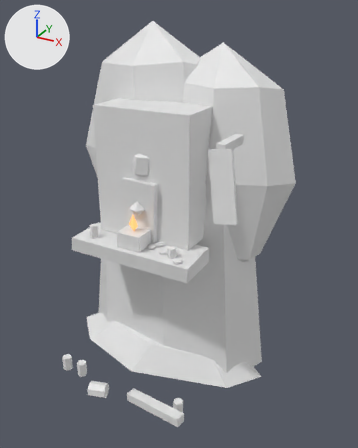
One commit to the glTF model art/kit/props/prop.set_miners_shrine/prop.set_miners_shrine.glb: the scene before it, then after it.
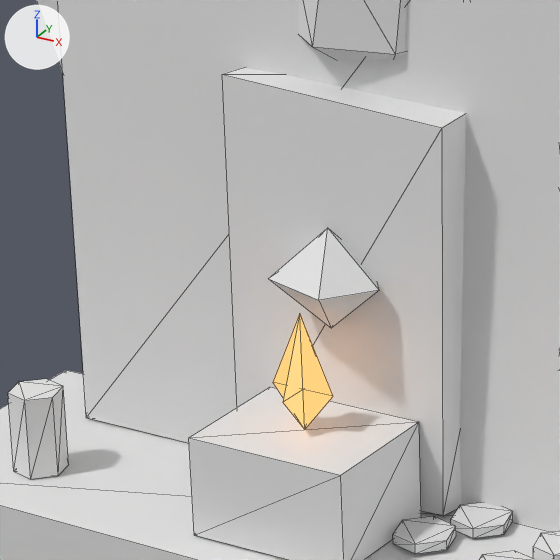
Each version is shown whole from a 50 mm camera at (0.936, -1.531, 1.427) aimed at (0.081, 0.025, 0.649), then close up on the part from 25% to 48% of the width and 37% to 56% of the height. The axes (+X, +Y, +Z) are drawn at upper left. The lights are the same throughout. The first two pictures are the older version. The close-ups show mesh edges as thin lines. Vertices at exactly the same position are counted once.

Script lines for the objects in view, before the commit:
```python
me_prop_set_miners_shrine = bpy.data.meshes.new('prop.set_miners_shrine')
me_prop_set_miners_shrine.from_pydata(...)  # 323 vertices, 546 faces; spans x -0.48..0.48, y -0.366..0.366, z 0.0..1.377
# faces by material slot: [538, 8]
me_prop_set_miners_shrine.materials.append(mat_palette)  # white #e7e7e7
me_prop_set_miners_shrine.materials.append(mat_glow)  # brown #956130, glowing orange #ffc47c
ob_prop_set_miners_shrine = bpy.data.objects.new('prop.set_miners_shrine', me_prop_set_miners_shrine)
ob_prop_set_miners_shrine.location = (0.0, 0.0, 0.0)
```
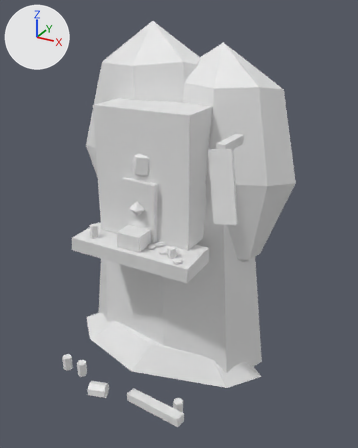
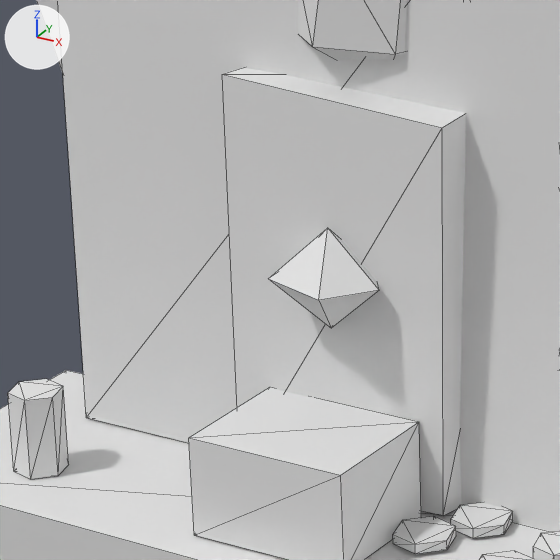
Patch to the scene script:
```diff
--- a/art/kit/props/prop.set_miners_shrine/prop.set_miners_shrine.glb.py
+++ b/art/kit/props/prop.set_miners_shrine/prop.set_miners_shrine.glb.py
@@ me_prop_set_miners_shrine @@
 # used by ob_prop_set_miners_shrine; location = (0.0, 0.0, 0.0)
-me_prop_set_miners_shrine.from_pydata(...)  # 323 vertices, 546 faces; spans x -0.48..0.48, y -0.366..0.366, z 0.0..1.377
+me_prop_set_miners_shrine.from_pydata(...)  # 317 vertices, 538 faces; spans x -0.48..0.48, y -0.366..0.366, z 0.0..1.377
+# me_prop_set_miners_shrine part 1: the loose piece of 6 vertices spanning x -0.032..0.007, y -0.172..-0.132, z 0.669..0.738 is deleted
 me_prop_set_miners_shrine.materials.append(mat_palette)
-me_prop_set_miners_shrine.materials.append(mat_glow)  # brown #956130, glowing orange #ffc47c
```

Boxes (x1, y1, x2, y2) around the edits, measured in the close-ups (560 x 560 px):
part 1 of me_prop_set_miners_shrine, deleted
    before: (273, 314, 333, 430)
